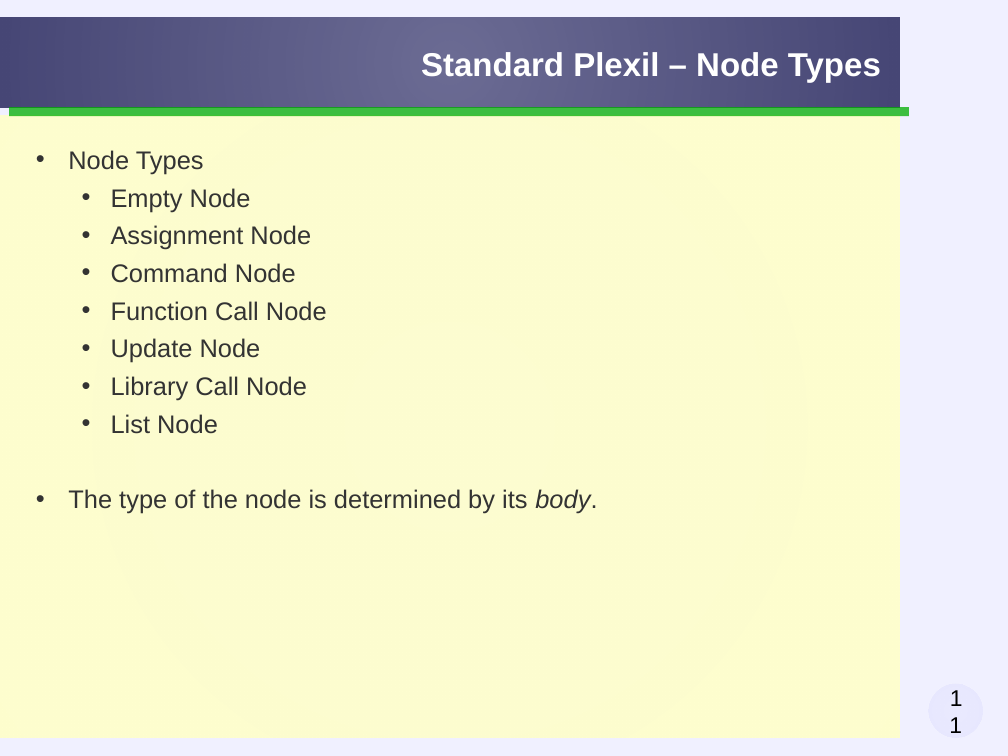
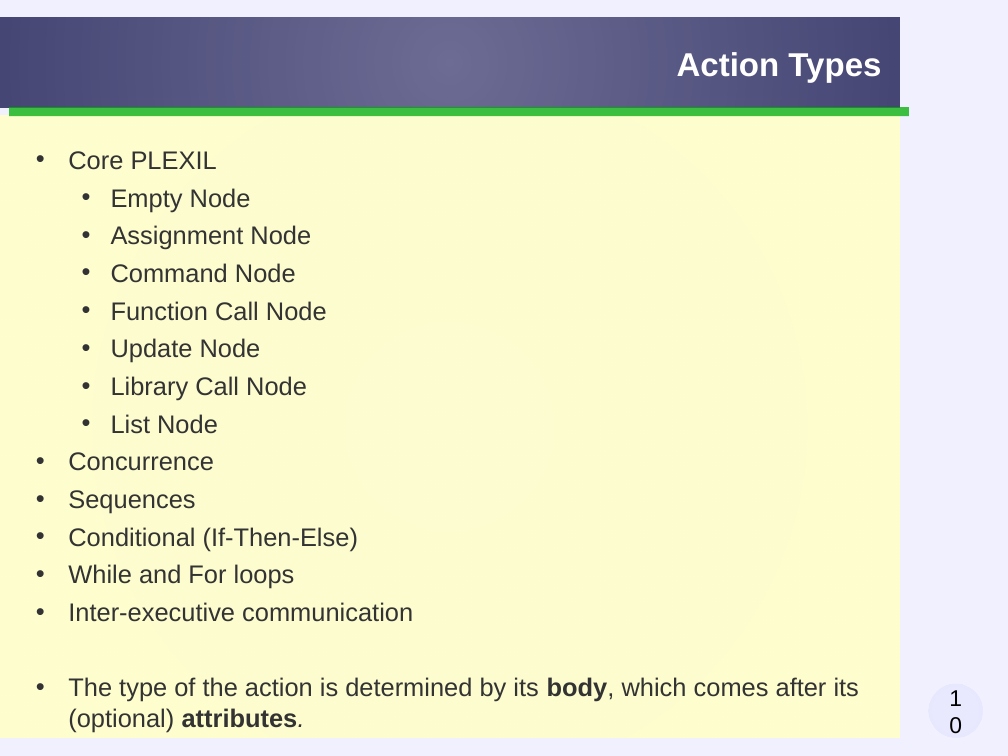
Before and after one commit to taless474/plexil, a slide deck: slide 10 of workshop/slides/plexil-workshop-language.odp (slide 11 before the commit). Drawn at 1008x756 pixels with LibreOffice and Linux fonts; fonts in the diff are those of the drawing; background and template pictures are left out. Boxes give left, top, right and bottom in pixels: in the first picture for what was removed or moved away, otherwise in the second. Text is boxed around its words. In the diff, an @@ line names an element or a change of style, - is before the commit and + after.

Commit message:
revised for Plexil 1.5

```diff
--- a/workshop/slides/plexil-workshop-language.odp
+++ b/workshop/slides/plexil-workshop-language.odp
@@ title at bbox=[677, 52, 881, 82]: text changed @@
-Standard Plexil – Node Types
+Action Types
@@ text at bbox=[68, 151, 217, 170]: text changed @@
-• Node Types
+• Core PLEXIL
@@ text at bbox=[68, 452, 859, 732]: text changed @@
-• The type of the node is determined by its body.
+• Concurrence
+• Sequences
+• Conditional (If-Then-Else)
+• While and For loops
+• Inter-executive communication
+• The type of the action is determined by its body, which comes after its (optional) attributes.
@@ page number at bbox=[928, 684, 982, 738]: text changed @@
-11
+10
```
Also in this commit, not shown: 30 other slides changed, 8 slides added, 2 slides removed, 1 other file.
